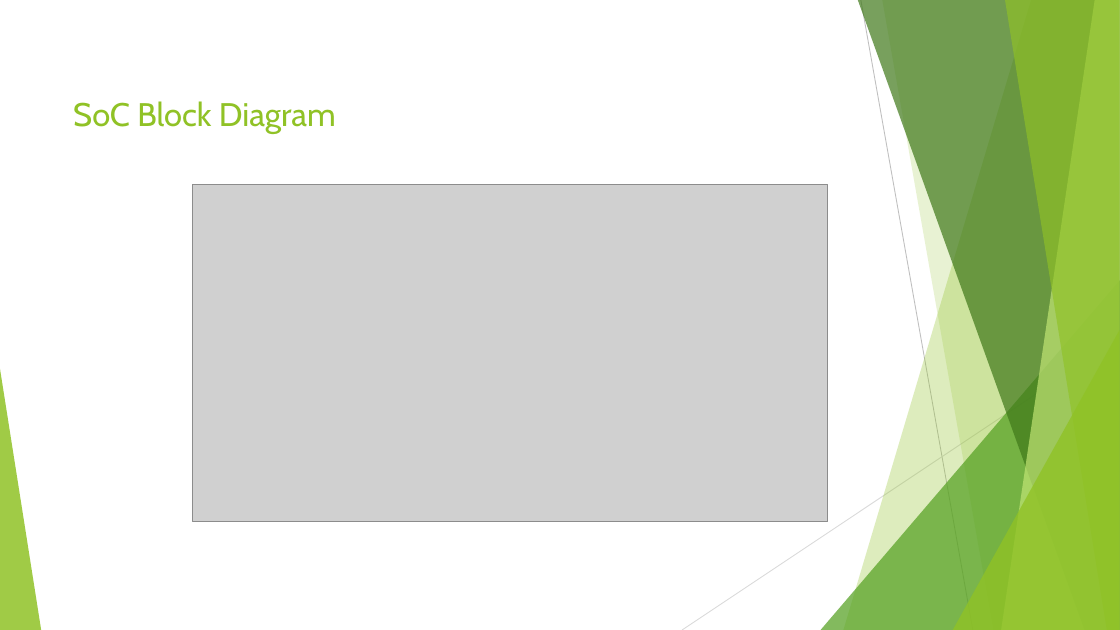
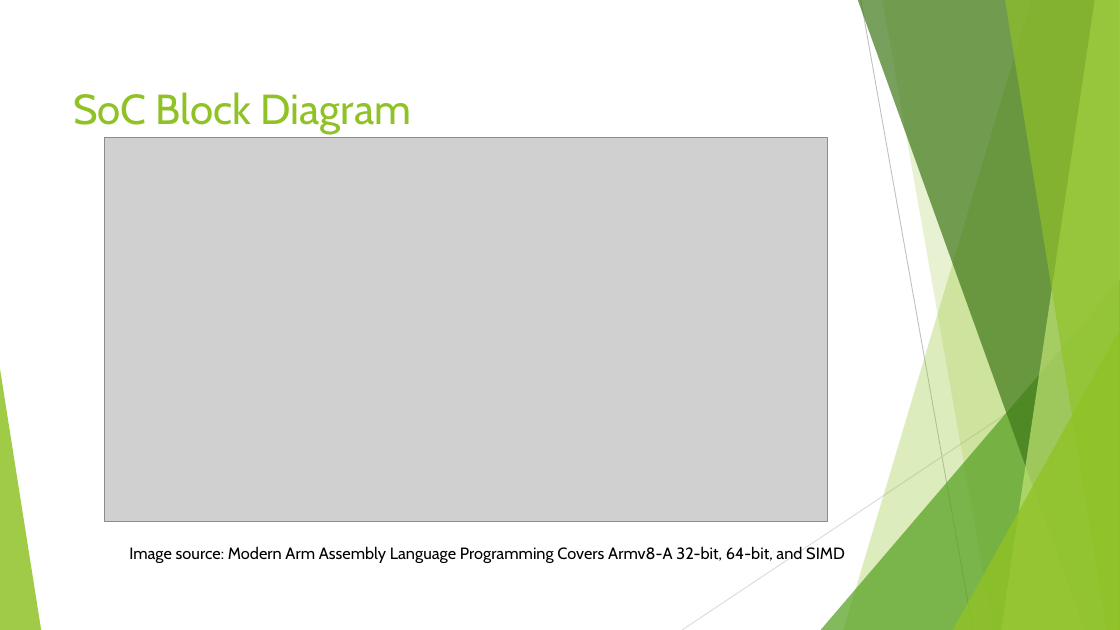
Before and after one commit to UmeshDeshmukh/Presentation, a slide deck: slide 10 of Presentation_E.pptx. Drawn at 1120x630 pixels with LibreOffice and Linux fonts; fonts in the diff are those of the drawing; grey boxes stand for pictures. Boxes give left, top, right and bottom in pixels: in the first picture for what was removed or moved away, otherwise in the second. Text is boxed around its words. In the diff, an @@ line names an element or a change of style, - is before the commit and + after.

```diff
--- a/Presentation_E.pptx
+++ b/Presentation_E.pptx
@@ title "SoC Block Diagram" at (x1=73, y1=92, x2=411, y2=134): size 28 to 36 pt @@
@@ picture resized from (x1=192, y1=184, x2=828, y2=522) to (x1=104, y1=138, x2=828, y2=523) @@
@@ text added at (x1=129, y1=546, x2=845, y2=563), 14 pt, text #000000 @@
+Image source: Modern Arm Assembly Language Programming Covers Armv8-A 32-bit, 64-bit, and SIMD
```
Also in this commit, not shown: 3 other slides changed, 7 slides added, 6 slides removed.
